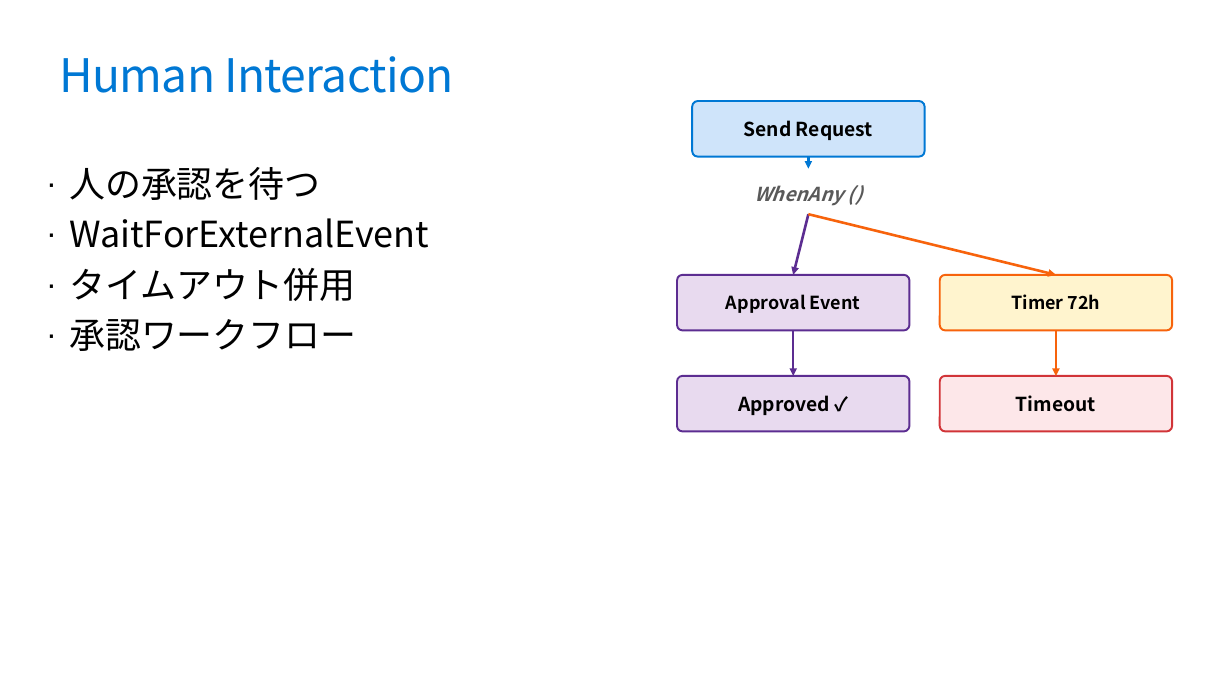
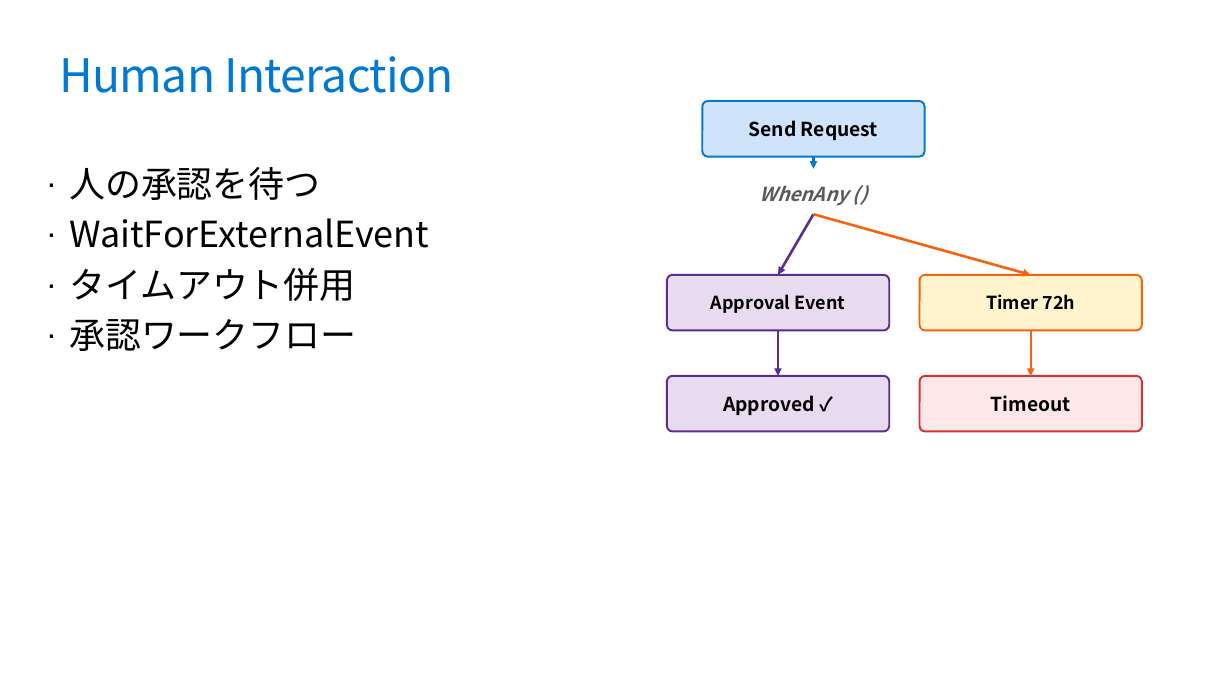
Before and after one commit to runceel/yonayona-durable, a slide deck: slide 13 of slides/slides.pptx. Drawn at 1232x693 pixels with LibreOffice and Linux fonts; fonts in the diff are those of the drawing; background and template pictures are left out. Boxes give left, top, right and bottom in pixels: in the first picture for what was removed or moved away, otherwise in the second. Text is boxed around its words. In the diff, an @@ line names an element or a change of style, - is before the commit and + after.

```diff
--- a/slides/slides.pptx
+++ b/slides/slides.pptx
@@ rounded rectangle "Send Request": place and size @@
-rounded rectangle "Send Request" at [692, 101, 925, 156]
+rounded rectangle "Send Request" at [702, 101, 925, 156]
@@ text "WhenAny ()": place and size @@
-text "WhenAny ()" at [754, 185, 843, 206]
+text "WhenAny ()" at [759, 185, 848, 206]
@@ arrow moved from (809, 157) - (809, 169) to (813, 157) - (813, 169) @@
@@ arrow moved from (809, 214) - (793, 274) to (813, 214) - (778, 274) @@
@@ arrow moved from (809, 214) - (1056, 274) to (813, 214) - (1031, 274) @@
@@ rounded rectangle "Approval Event": place and size @@
-rounded rectangle "Approval Event" at [677, 274, 910, 330]
+rounded rectangle "Approval Event" at [667, 274, 890, 330]
@@ rounded rectangle "Timer 72h": place and size @@
-rounded rectangle "Timer 72h" at [940, 274, 1173, 330]
+rounded rectangle "Timer 72h" at [920, 274, 1142, 330]
@@ arrow moved from (793, 331) - (793, 376) to (778, 331) - (778, 376) @@
@@ arrow moved from (1056, 331) - (1056, 376) to (1031, 331) - (1031, 376) @@
@@ rounded rectangle "Approved ✓": place and size @@
-rounded rectangle "Approved ✓" at [677, 376, 910, 432]
+rounded rectangle "Approved ✓" at [667, 376, 890, 432]
@@ rounded rectangle "Timeout": place and size @@
-rounded rectangle "Timeout" at [940, 376, 1173, 432]
+rounded rectangle "Timeout" at [920, 376, 1142, 432]
```
Also in this commit, not shown: 4 other slides changed.
